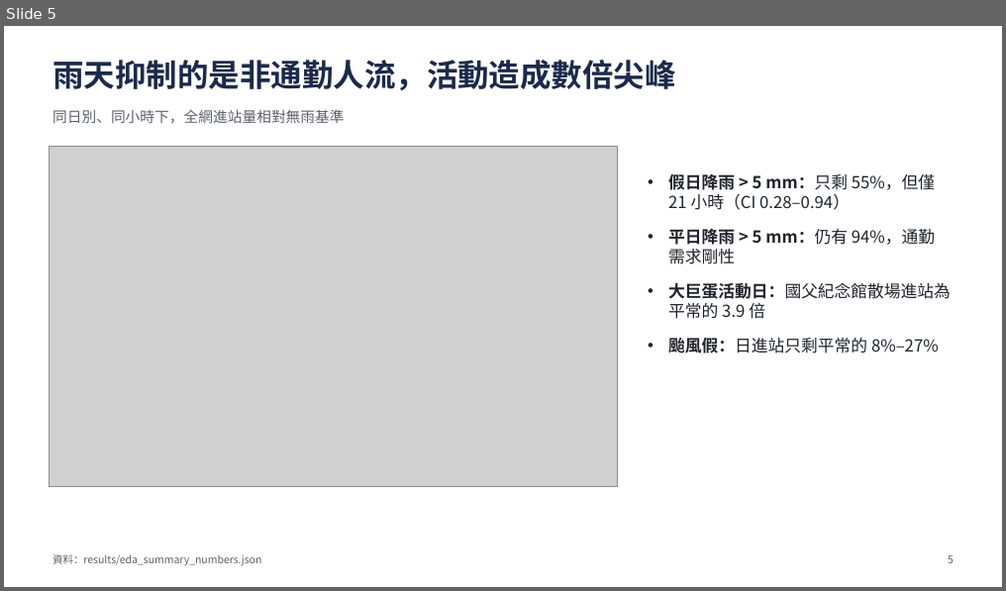
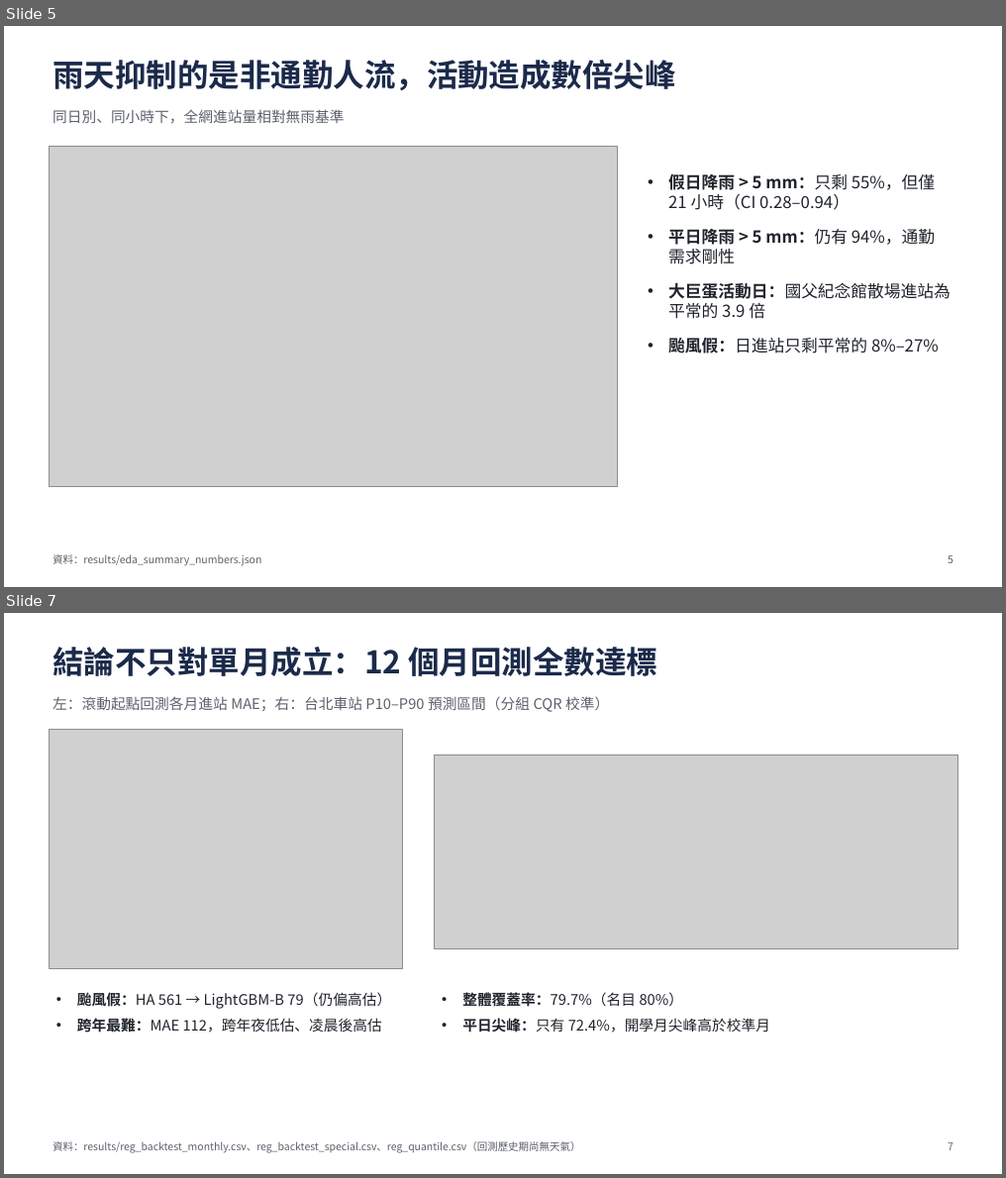
Before and after one commit to ChiJiun/taipei-mrt-crowd-forecast, a slide deck: report/slides.pptx. Shown one above the other, each under a label of ours: slide 5 before the commit, slides 5 and 7 after it; the slides between them are not shown. The pictures are 1006x591 and 1006x1178 pixels, drawn with LibreOffice and Linux fonts; fonts in the diff are those of the drawing; grey boxes stand for pictures. Boxes give left, top, right and bottom in pixels: in the first picture for what was removed or moved away, otherwise in the second. Text is boxed around its words. In the diff, an @@ line names an element or a change of style, - is before the commit and + after.

Commit message:
E: update report and slides with merged workstream B results (quantile intervals, multi-month backtest, rain analysis); renumber figures/tables

```diff
--- a/report/slides.pptx
+++ b/report/slides.pptx
@@ slide 7 added at box(4, 613, 1002, 1174), background #FFFFFF @@
@@ text added at box(53, 647, 657, 676), 30 pt, text #1B2A4A, bold @@
+結論不只對單月成立：12 個月回測全數達標
@@ text added at box(53, 696, 609, 712), 14 pt, text #5B606B @@
+左：滾動起點回測各月進站 MAE；右：台北車站 P10–P90 預測區間（分組 CQR 校準）
@@ picture added at box(49, 729, 403, 968) @@
@@ picture added at box(435, 756, 958, 950) @@
@@ text added at box(77, 992, 391, 1033), 14 pt, text #1F232B @@
+• 颱風假：HA 561 → LightGBM-B 79（仍偏高估）
+• 跨年最難：MAE 112，跨年夜低估、凌晨後高估
@@ text added at box(462, 992, 770, 1033), 14 pt, text #1F232B @@
+• 整體覆蓋率：79.7%（名目 80%）
+• 平日尖峰：只有 72.4%，開學月尖峰高於校準月
@@ text added at box(53, 1142, 580, 1154), 10 pt, text #5B606B @@
+資料：results/reg_backtest_monthly.csv、reg_backtest_special.csv、reg_quantile.csv（回測歷史期尚無天氣）
@@ text added at box(947, 1143, 953, 1151), 10 pt, text #5B606B @@
+7
```
Also in this commit, not shown: 10 slides changed, 5 other files.
